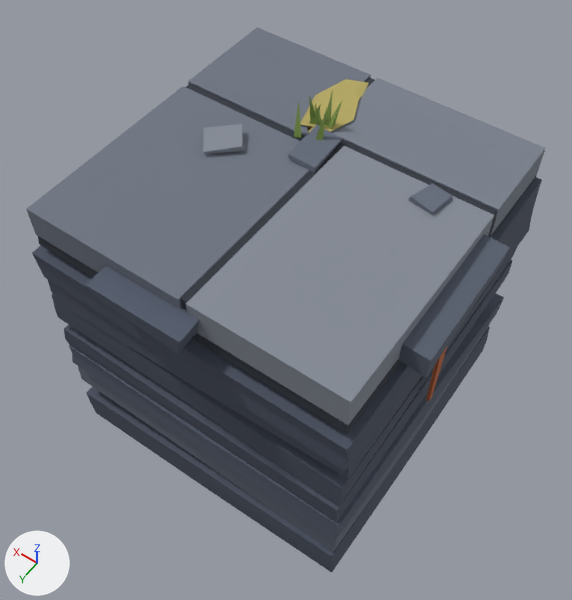
An edit to the glTF model web/world/assets/cliff_slate_b.glb, drawn before and after from the same camera.
Camera for both pictures: a camera (50 mm lens) standing at (-0.896, 1.294, 2.476) and looking at (-0.008, 0.051, 0.523). Every picture has the same lights, and +X, +Y and +Z are marked at lower left. The older version comes first. Vertices at exactly the same position are counted once.

In view in the first picture: 'cliff_slate_b'.
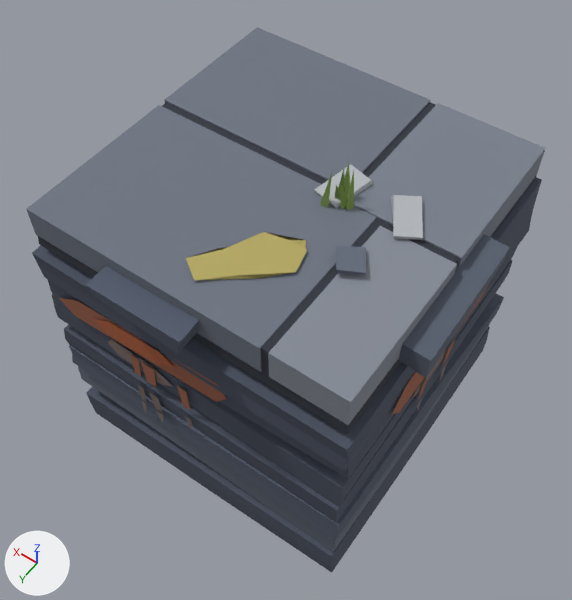
Pixel boxes (x1, y1, x2, y2) of what changed, in the pictures (572 x 600 px):
part 1 of me_sx_cliff_slate_b, deleted: before (203, 79, 369, 172)
part 2 of me_sx_cliff_slate_b, reshaped: before (158, 73, 501, 401); after (59, 73, 501, 430)

The change, as a list of edits to the scene's bpy script:
```text
Add mat_sx_sn_stain:
    mat_sx_sn_stain = principled_material('sx_sn_stain')
    mat_sx_sn_stain.base_color = (0.332, 0.117, 0.0648)  # brown #9c6048
    mat_sx_sn_stain.roughness = 0.9
Add mat_sx_sn_shard:
    mat_sx_sn_shard = principled_material('sx_sn_shard')
    mat_sx_sn_shard.base_color = (0.456, 0.479, 0.509)  # grey #b4b8bd
    mat_sx_sn_shard.roughness = 0.9
Add mat_sx_sn_rusty:
    mat_sx_sn_rusty = principled_material('sx_sn_rusty')
    mat_sx_sn_rusty.base_color = (0.209, 0.156, 0.144)  # grey #7e6e6a
    mat_sx_sn_rusty.roughness = 0.9
Change me_sx_cliff_slate_b:
    used by ob_cliff_slate_b; location = (0.0, 0.0, 0.0)
    remove me_sx_cliff_slate_b.from_pydata(...)  # 402 vertices, 606 faces; spans x -0.578..0.528, y -0.547..0.577, z -0.044..1.116
    add me_sx_cliff_slate_b.from_pydata(...)  # 462 vertices, 618 faces; spans x -0.578..0.528, y -0.526..0.577, z -0.044..1.12
    me_sx_cliff_slate_b part 1: 12 loose pieces with 76 vertices, spanning x -0.539..0.311, y -0.547..0.085, z 0.277..1.116, are deleted
    me_sx_cliff_slate_b part 2
    14 vertices are removed from x -0.543..0.068, y -0.214..0.103, z 0.479..1.012
    26 faces are deleted
    4 vertices in x -0.5, y -0.207..-0.183, z 0.9..1.0 move by (0.0, 0.203, 0.0)
    4 vertices in x 0.046..0.07, y -0.5, z 0.9..1.0 move by (-0.207, 0.0, 0.0)
    4 vertices in x 0.5, y -0.155..-0.131, z 0.9..1.0 move by (0.0, 0.11, 0.0)
    4 vertices in x -0.039..-0.015, y 0.5, z 0.9..1.0 move by (-0.241, 0.0, 0.0)
    14 vertices move from x -0.389..0.07, y -0.208..-0.086, z 0.9..1.067 to x -0.343..-0.107, y -0.114..0.191, z 0.9..1.022
    150 vertices are added at x -0.536..0.47, y -0.267..0.535, z 0.311..1.12
    10 new faces join them, mat_sx_sn_bed_c (greyish blue #646c7b)
    18 new faces join them, mat_sx_sn_stain (brown #9c6048)
    8 new faces join them, mat_sx_sn_drip (brown #b05f3a)
    22 new faces join them, mat_sx_sn_rusty (grey #7e6e6a)
    24 new faces join them, mat_sx_sn_shard (grey #b4b8bd)
    28 new faces join them, mat_sx_sn_lichen (yellow #b5a862)
    32 new faces join them, mat_sx_sn_grass (green #7f9a4c)
    remove me_sx_cliff_slate_b.materials.append(mat_sx_sn_drip_lt)  # orange #cf8550
    add me_sx_cliff_slate_b.materials.append(mat_sx_sn_stain)  # brown #9c6048
    add me_sx_cliff_slate_b.materials.append(mat_sx_sn_rusty)  # grey #7e6e6a
    add me_sx_cliff_slate_b.materials.append(mat_sx_sn_shard)  # grey #b4b8bd
```
